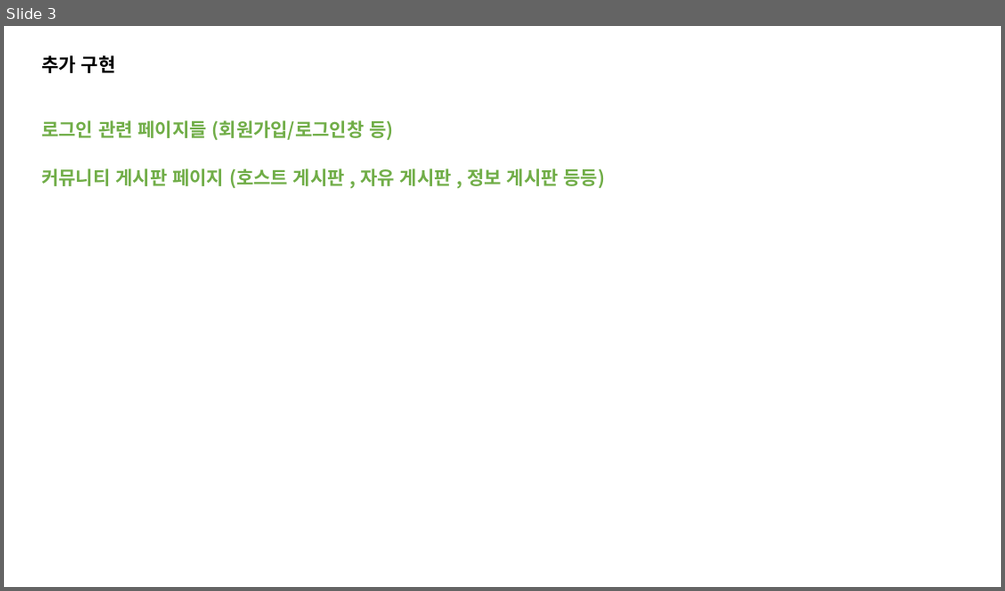
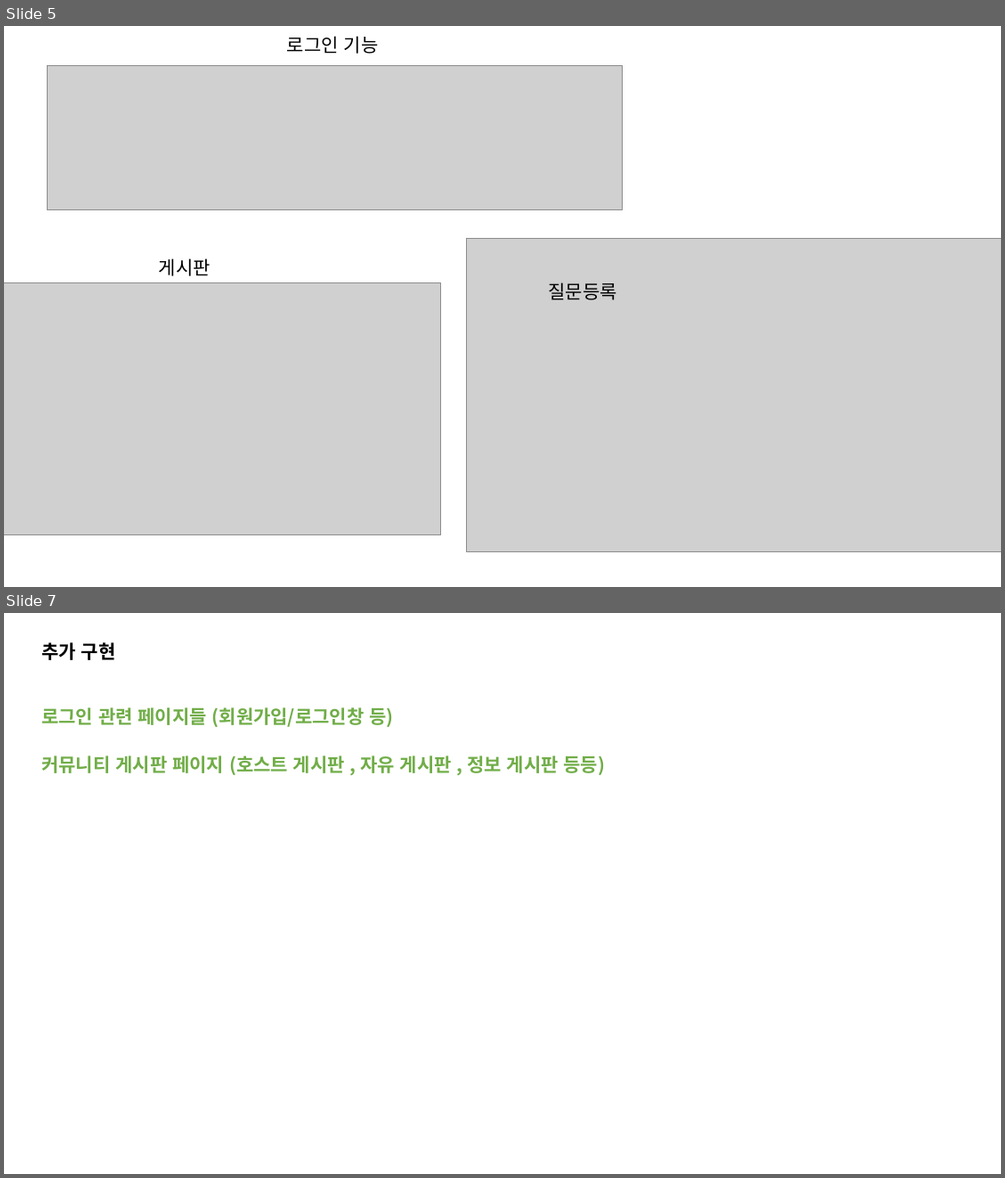
Before and after one commit to bomiiisong/Airbnb, a slide deck: 웹사이트.pptx. Shown one above the other, each under a label of ours: slide 3 before the commit, slides 5 and 7 after it; the slides between them are not shown. The pictures are 1005x591 and 1005x1178 pixels, drawn with LibreOffice and Linux fonts; fonts in the diff are those of the drawing; grey boxes stand for pictures. Boxes give left, top, right and bottom in pixels: in the first picture for what was removed or moved away, otherwise in the second. Text is boxed around its words. In the diff, an @@ line names an element or a change of style, - is before the commit and + after.

```diff
--- a/웹사이트.pptx
+++ b/웹사이트.pptx
@@ slide 5 added at (4,26,1001,587), background #FFFFFF @@
@@ text added at (287,36,379,54), 18 pt, text #000000 @@
+로그인 기능
@@ picture added at (47,66,622,210) @@
@@ picture added at (467,239,1001,553) @@
@@ text added at (159,258,210,276), 18 pt, text #000000 @@
+게시판
@@ picture added at (4,282,441,535) @@
@@ text added at (549,282,617,300), 18 pt, text #000000 @@
+질문등록
@@ what was slide 3 is now slide 7 @@
```
Also in this commit, not shown: 2 slides changed, 12 other slides added, 29 other files.
